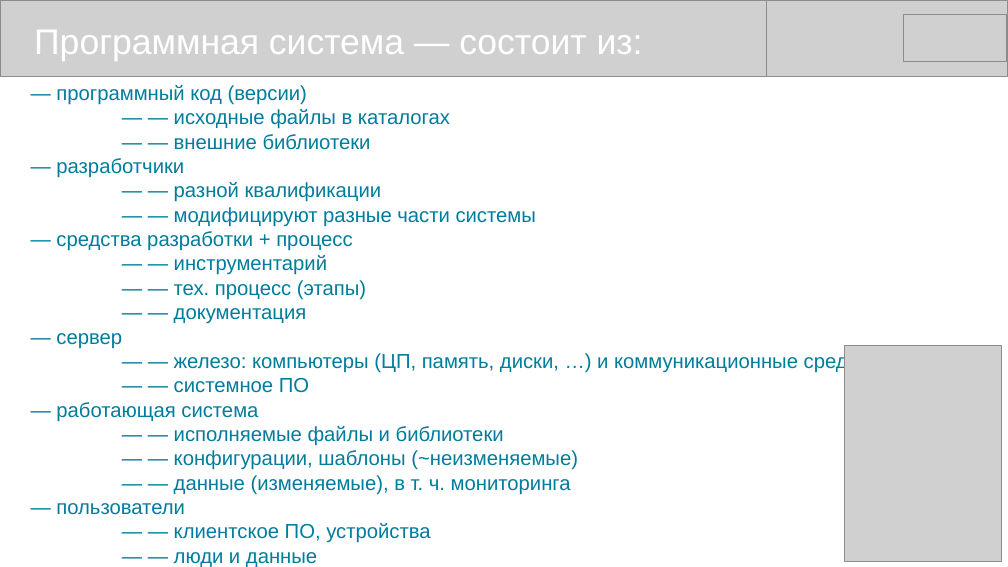
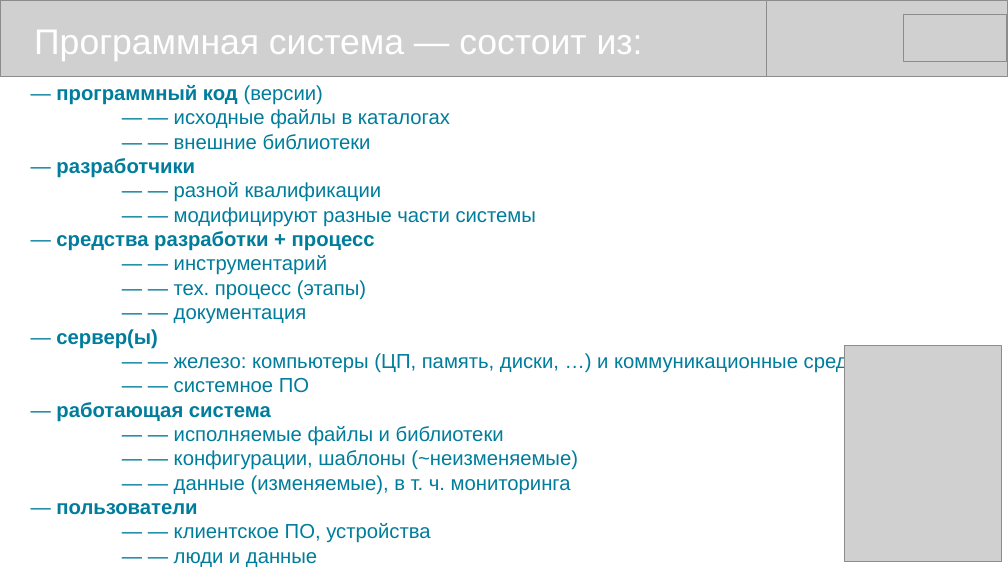
Before and after one commit to mike-shock/Go_language, a slide deck: slide 2 of view/Go_View.odp. Drawn at 1008x567 pixels with LibreOffice and Linux fonts; fonts in the diff are those of the drawing; grey boxes stand for pictures. Boxes give left, top, right and bottom in pixels: in the first picture for what was removed or moved away, otherwise in the second. Text is boxed around its words. In the diff, an @@ line names an element or a change of style, - is before the commit and + after.

```diff
--- a/view/Go_View.odp
+++ b/view/Go_View.odp
@@ text at [56,85,375,515]: bold on in "программный код", "разработчики", "средства разработки + процесс", "работающая система" and 1 more places @@
@@ text at [56,329,158,349]: text changed; bold on @@
-— сервер
+— сервер(ы)
```
Also in this commit, not shown: 8 other slides changed, 1 other file.
